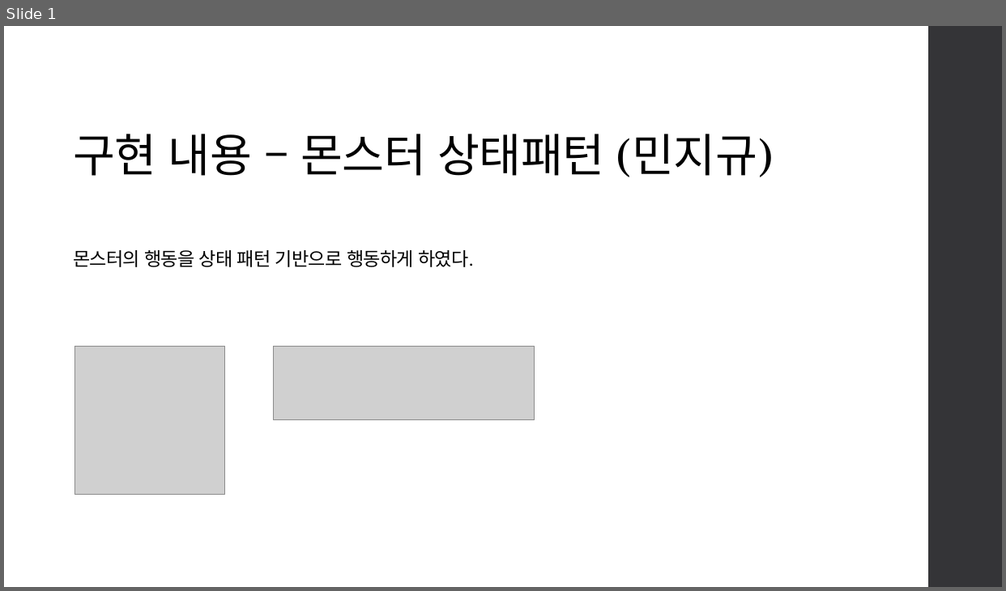
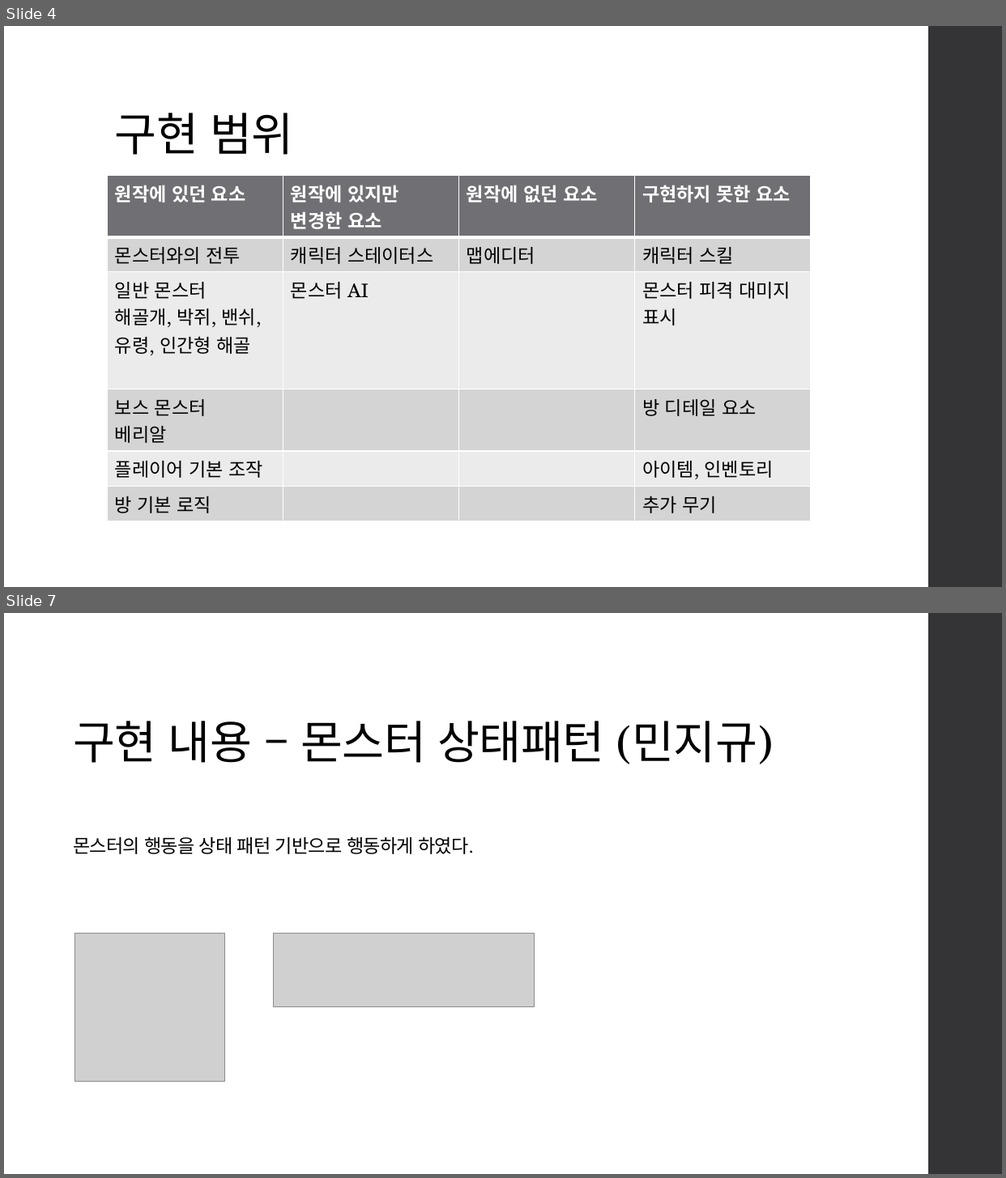
Before and after one commit to jigyu12/SFML_Team_Mockup_Project-Dungreed, a slide deck: SFML 던그리드 모작 팀 프로젝트(민지규, 박지광, 황규영) 발표 자료.pptx. Shown one above the other, each under a label of ours: slide 1 before the commit, slides 4 and 7 after it; the slides between them are not shown. The pictures are 1006x591 and 1006x1178 pixels, drawn with LibreOffice and Linux fonts; fonts in the diff are those of the drawing; grey boxes stand for pictures. Boxes give left, top, right and bottom in pixels: in the first picture for what was removed or moved away, otherwise in the second. Text is boxed around its words. In the diff, an @@ line names an element or a change of style, - is before the commit and + after.

```diff
--- a/SFML 던그리드 모작 팀 프로젝트(민지규, 박지광, 황규영) 발표 자료.pptx
+++ b/SFML 던그리드 모작 팀 프로젝트(민지규, 박지광, 황규영) 발표 자료.pptx
@@ slide 4 added at bbox=[4, 26, 1002, 587], background #FFFFFF; not listed: 1 template element that a slide beside it also shows @@
@@ title added at bbox=[115, 113, 294, 155], 44 pt, text #000000 @@
+구현 범위
@@ table added at bbox=[108, 176, 811, 517], 6 rows, 4 columns @@
+원작에 있던 요소 | 원작에 있지만 변경한 요소 | 원작에 없던 요소 | 구현하지 못한 요소
+몬스터와의 전투 | 캐릭터 스테이터스 | 맵에디터 | 캐릭터 스킬
+일반 몬스터 / 해골개, 박쥐, 밴쉬, 유령, 인간형 해골 | 몬스터 AI |  | 몬스터 피격 대미지 표시
+보스 몬스터 / 베리알 |  |  | 방 디테일 요소
+플레이어 기본 조작 |  |  | 아이템, 인벤토리
+방 기본 로직 |  |  | 추가 무기
@@ what was slide 1 is now slide 7 @@
```
Also in this commit, not shown: 1 slide changed, 19 other slides added, 1 slide removed.
